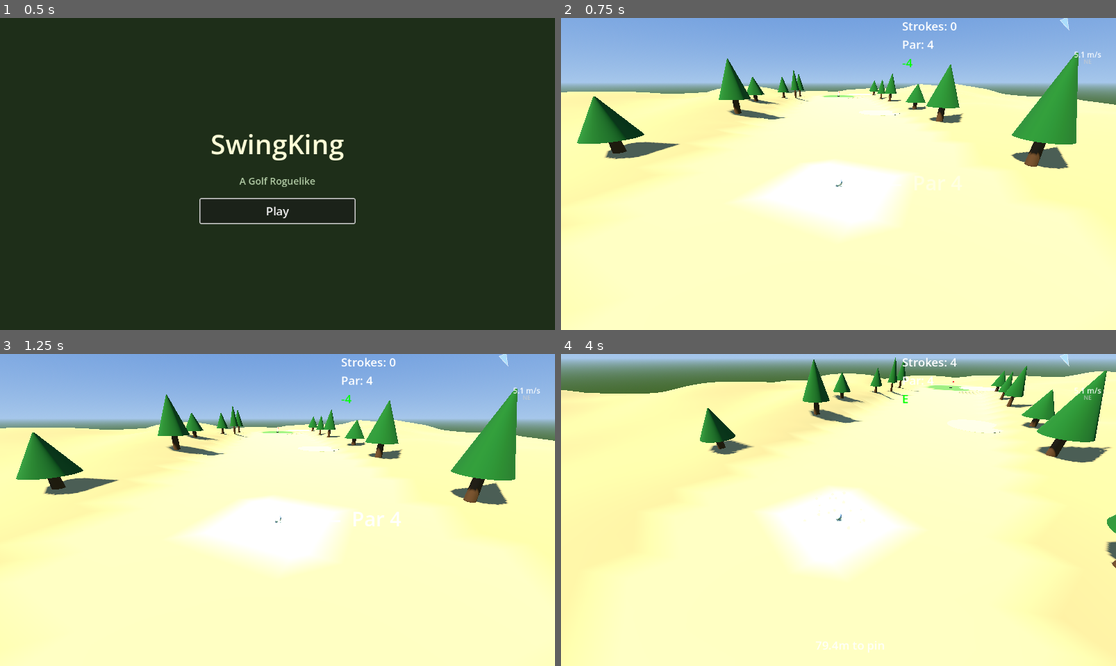
Above: before the commit, frames 1-4 (two rows, left to right).
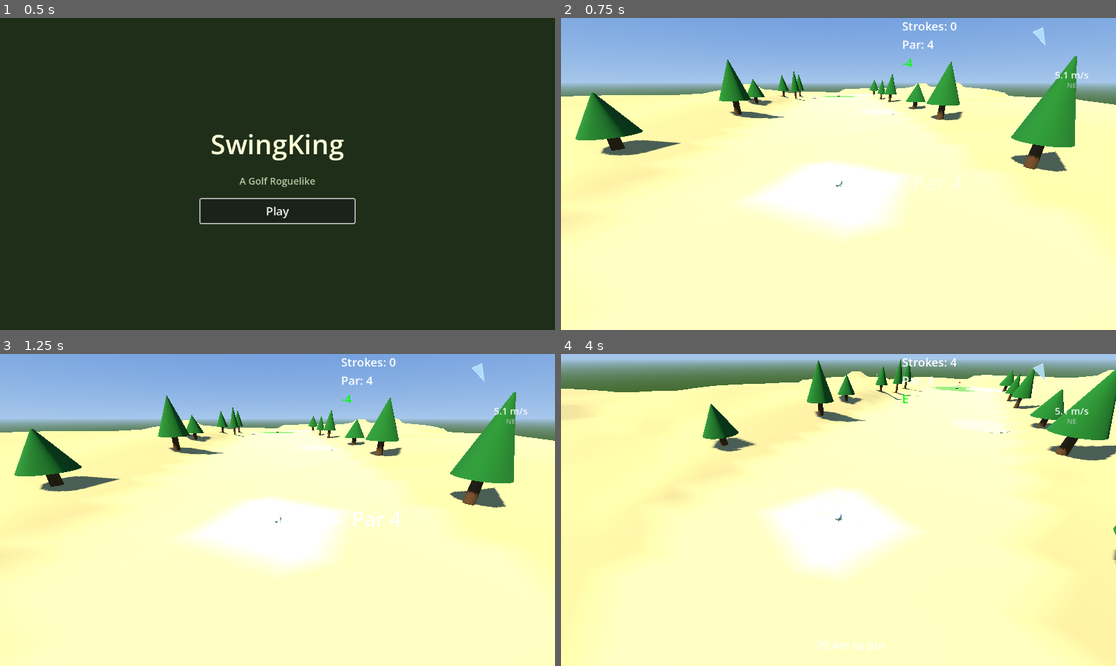
Above: after the commit, the same moments.

Repository: alexanderbenfox/golf-roguelike-godot
Game: Godot game, scene res://scenes/main_menu.tscn
The game is run twice, just before and just after one commit, with the same random seed, the same clock (stepped at 60 frames per second) and the same inputs.
Inputs (mouse positions are in pixels of both pictures, inside the frame that each line leads up to):
- Up to frame 1 (0.5 s): no input
- Up to frame 2 (0.75 s): click "Play" at 0.5 s
- Up to frame 3 (1.25 s): no input
- Up to frame 4 (4 s): tap Enter at 1.25 s; move the mouse to (960, 494) at 1.27 s; click (960, 494) at 1.35 s; move the mouse to (727, 525) at 2.02 s; click (727, 525) at 2.1 s; move the mouse to (894, 441) at 2.77 s; click (894, 441) at 2.85 s; move the mouse to (810, 572) at 3.52 s; click (810, 572) at 3.6 s

Frame 1 is identical in both runs. In frame 2, 2.2% of the frame differs, in the area x 0-98%, y 0-50%; in frame 3, 2.2%; in frame 4, 5.1%, in the area x 0-100%, y 0-84%.

Commit message:
Added wind particle display, add plateau scalers for terrain generation, and added slope coloration code

Diff:
--- a/resources/biome_definition.gd
+++ b/resources/biome_definition.gd
@@ -45,6 +45,16 @@
 ## all generation passes.
 @export_range(0.0, 30.0, 0.1) var max_height: float = 8.0
 
+@export_group("Plateaus")
+
+## How aggressively heights snap to discrete terrace levels (0 = smooth
+## natural noise, 1 = hard flat mesas with steep cliff transitions).
+@export_range(0.0, 1.0, 0.05) var plateau_factor: float = 0.0
+
+## Number of discrete elevation bands. More levels = thinner terraces.
+## Only used when plateau_factor > 0.
+@export_range(2, 8) var plateau_levels: int = 3
+
 @export_group("Fairway Shaping")
 
 ## How aggressively the fairway corridor blends toward the spine elevation.
@@ -83,6 +93,20 @@
 ## UV tiling scale for terrain mesh (world_position * uv_scale = UV).
 ## Controls texture repeat density when material_override is set.
 @export_range(0.01, 1.0, 0.01) var uv_scale: float = 0.1
+
+@export_group("Slope Coloring")
+
+## Color applied to steep terrain faces (cliff sides, hill faces).
+## Blended over the zone color based on surface steepness.
+@export var slope_color: Color = Color(0.45, 0.35, 0.25)
+
+## Steepness below which no slope coloring is applied (0 = flat, 1 = vertical).
+## Surfaces steeper than this threshold start blending toward slope_color.
+@export_range(0.0, 1.0, 0.05) var slope_threshold: float = 0.4
+
+## Maximum blend strength toward slope_color at fully vertical surfaces.
+## 0 = no slope coloring, 1 = fully replaces zone color on vertical faces.
+@export_range(0.0, 1.0, 0.05) var slope_color_strength: float = 0.8
 
 
 # ---- Auto-populate zones on creation ----------------------------------------
@@ -142,6 +166,13 @@
 	biome.water_height = 0.0
 	biome.base_wind_strength = 1.0
 	biome.wind_variance = 1.5
+	# Plateaus: gentle terracing, still mostly smooth
+	biome.plateau_factor = 0.3
+	biome.plateau_levels = 3
+	# Slope coloring: exposed earth/dirt on hillsides
+	biome.slope_color = Color(0.45, 0.35, 0.25)
+	biome.slope_threshold = 0.3
+	biome.slope_color_strength = 0.8
 	# Noise defaults are already meadow-appropriate
 	biome.zones = [
 		_zone(
@@ -194,6 +225,13 @@
 	biome.water_height = -0.5
 	biome.base_wind_strength = 2.5
 	biome.wind_variance = 2.0
+	# Plateaus: prominent mesas with steep cliffs
+	biome.plateau_factor = 0.6
+	biome.plateau_levels = 4
+	# Slope coloring: red-brown sandstone cliff faces
+	biome.slope_color = Color(0.55, 0.30, 0.20)
+	biome.slope_threshold = 0.25
+	biome.slope_color_strength = 0.85
 	biome.terrain_amplitude = 8.0
 	biome.terrain_frequency = 0.018
 	biome.noise_octaves = 4
@@ -254,6 +292,13 @@
 	biome.biome_name = "Desert"
 	biome.base_wind_strength = 4.0
 	biome.wind_variance = 3.0
+	# Plateaus: moderate dune plateaus
+	biome.plateau_factor = 0.4
+	biome.plateau_levels = 3
+	# Slope coloring: dark compacted sand/hardpan on dune faces
+	biome.slope_color = Color(0.50, 0.40, 0.28)
+	biome.slope_threshold = 0.35
+	biome.slope_color_strength = 0.75
 	biome.terrain_amplitude = 4.5
 	biome.terrain_frequency = 0.008
 	biome.noise_octaves = 3
--- a/resources/biomes/canyon.tres
+++ b/resources/biomes/canyon.tres
@@ -97,3 +97,8 @@
 water_height = -0.5
 base_wind_strength = 2.5
 wind_variance = 2.0
+plateau_factor = 0.6
+plateau_levels = 4
+slope_color = Color(0.55, 0.3, 0.2, 1)
+slope_threshold = 0.25
+slope_color_strength = 0.85
--- a/resources/biomes/desert.tres
+++ b/resources/biomes/desert.tres
@@ -91,3 +91,8 @@
 green_flatten_radius = 8.0
 base_wind_strength = 4.0
 wind_variance = 3.0
+plateau_factor = 0.4
+plateau_levels = 3
+slope_color = Color(0.5, 0.4, 0.28, 1)
+slope_threshold = 0.35
+slope_color_strength = 0.75
--- a/resources/biomes/meadow.tres
+++ b/resources/biomes/meadow.tres
@@ -77,3 +77,8 @@
 water_height = 0.0
 base_wind_strength = 1.0
 wind_variance = 1.5
+plateau_factor = 0.3
+plateau_levels = 3
+slope_color = Color(0.45, 0.35, 0.25, 1)
+slope_threshold = 0.3
+slope_color_strength = 0.8
--- a/scripts/main.gd
+++ b/scripts/main.gd
@@ -12,6 +12,7 @@
 const ScorecardUIScript = preload("res://scripts/ui/scorecard_ui.gd")
 const DebugOverlayScript = preload("res://scripts/ui/debug_overlay.gd")
 const WindIndicatorScript = preload("res://scripts/ui/wind_indicator.gd")
+const WindParticlesScript = preload("res://scripts/ui/wind_particles.gd")
 
 ## Starting stats for the golfer — edit in Inspector to tune defaults.
 @export var golfer_stats: Resource  # GolferStats
@@ -36,6 +37,7 @@
 var _scorecard: Control
 var _debug_overlay: DebugOverlay
 var _wind_indicator: WindIndicator
+var _wind_particles: Node3D
 
 
 func _ready() -> void:
@@ -75,6 +77,11 @@
 	# Wind indicator (top-right corner)
 	_wind_indicator = WindIndicatorScript.new()
 	$UICanvas.add_child(_wind_indicator)
+
+	# Wind particle effect (3D, follows camera)
+	_wind_particles = WindParticlesScript.new()
+	_wind_particles.camera_target = camera
+	add_child(_wind_particles)
 
 	# Debug overlay (toggle with F3)
 	_debug_overlay = DebugOverlayScript.new()
@@ -340,6 +347,8 @@
 func _update_wind_indicator(wind: Vector3) -> void:
 	if _wind_indicator:
 		_wind_indicator.update_wind(wind)
+	if _wind_particles:
+		_wind_particles.update_wind(wind)
 
 
 func _on_turn_manager_hole_complete() -> void:
--- a/scripts/terrain/heightmap_generator.gd
+++ b/scripts/terrain/heightmap_generator.gd
@@ -140,6 +140,12 @@
 	if biome:
 		_apply_zone_height_modifiers(terrain, biome, ground_height)
 
+	# --- Step 3b: Plateau reshaping ---
+	var plateau_factor: float = biome.plateau_factor if biome else 0.0
+	if plateau_factor > 0.0:
+		var plateau_levels: int = biome.plateau_levels if biome else 3
+		_apply_plateaus(terrain, min_h, max_h, plateau_factor, plateau_levels)
+
 	# --- Step 4: Carve fairway corridor ---
 	_carve_fairway(
 		terrain, spine, fairway_width, fw_flatten, ground_height,
@@ -222,6 +228,31 @@
 
 			terrain.heights[cell_idx] = \
 				ground_height + delta + zone_def.height_offset
+
+
+## Snap heights toward discrete terrace levels to create flat-topped
+## mesas with steep cliff transitions between elevation bands.
+static func _apply_plateaus(
+	terrain: RefCounted,
+	min_h: float,
+	max_h: float,
+	factor: float,
+	levels: int,
+) -> void:
+	var h_range: float = max_h - min_h
+	if h_range < 0.01 or levels < 2:
+		return
+	var inv_range: float = 1.0 / h_range
+	var levels_f: float = float(levels)
+	for i: int in range(terrain.heights.size()):
+		var h: float = terrain.heights[i]
+		# Normalize to 0-1
+		var t: float = clampf((h - min_h) * inv_range, 0.0, 1.0)
+		# Snap to nearest terrace level
+		var terrace_t: float = roundf(t * levels_f) / levels_f
+		# Blend between original and snapped by plateau_factor
+		var terraced_h: float = min_h + lerpf(t, terrace_t, factor) * h_range
+		terrain.heights[i] = terraced_h
 
 
 ## Blend cells near the fairway spine toward the spine's elevation.
--- a/scripts/terrain/terrain_mesh_builder.gd
+++ b/scripts/terrain/terrain_mesh_builder.gd
@@ -41,6 +41,12 @@
 	var biome: RefCounted = terrain.biome  # BiomeDefinition or null
 	var uv_scale: float = biome.uv_scale if biome else 0.1
 
+	# Slope coloring parameters
+	var slope_color: Color = biome.slope_color if biome else Color(0.45, 0.35, 0.25)
+	var slope_threshold: float = biome.slope_threshold if biome else 0.4
+	var slope_strength: float = biome.slope_color_strength if biome else 0.0
+	var slope_range: float = 1.0 - slope_threshold  # denominator for blend factor
+
 	var st := SurfaceTool.new()
 	st.begin(Mesh.PRIMITIVE_TRIANGLES)
 
@@ -62,6 +68,13 @@
 			var c10: Color = _zone_color(terrain.zones[terrain.idx(gx + 1, gz)], biome)
 			var c01: Color = _zone_color(terrain.zones[terrain.idx(gx, gz + 1)], biome)
 			var c11: Color = _zone_color(terrain.zones[terrain.idx(gx + 1, gz + 1)], biome)
+
+			# Slope-dependent coloring: blend toward slope_color on steep faces
+			if slope_strength > 0.0 and slope_range > 0.0:
+				c00 = _apply_slope_color(c00, terrain, v00, slope_color, slope_threshold, slope_range, slope_strength)
+				c10 = _apply_slope_color(c10, terrain, v10, slope_color, slope_threshold, slope_range, slope_strength)
+				c01 = _apply_slope_color(c01, terrain, v01, slope_color, slope_threshold, slope_range, slope_strength)
+				c11 = _apply_slope_color(c11, terrain, v11, slope_color, slope_threshold, slope_range, slope_strength)
 
 			# UV coordinates from world XZ position
 			var uv00 := Vector2(v00.x, v00.z) * uv_scale
@@ -127,3 +140,15 @@
 	if biome:
 		return biome.get_color(zone_byte)
 	return _FALLBACK_COLORS.get(zone_byte, Color(0.30, 0.48, 0.12))
+
+
+static func _apply_slope_color(
+	base_color: Color, terrain: RefCounted, vertex: Vector3,
+	slope_color: Color, threshold: float, slope_range: float, strength: float,
+) -> Color:
+	var normal: Vector3 = terrain.get_normal_at(vertex.x, vertex.z)
+	var steepness: float = 1.0 - normal.y  # 0 = flat, 1 = vertical
+	if steepness <= threshold:
+		return base_color
+	var blend := clampf((steepness - threshold) / slope_range, 0.0, 1.0) * strength
+	return base_color.lerp(slope_color, blend)
--- a/scripts/ui/wind_indicator.gd
+++ b/scripts/ui/wind_indicator.gd
@@ -12,20 +12,20 @@
 
 func _ready() -> void:
 	mouse_filter = Control.MOUSE_FILTER_IGNORE
-	custom_minimum_size = Vector2(80, 80)
+	custom_minimum_size = Vector2(110, 110)
 
-	# Container positioned top-right
+	# Container positioned top-right, shifted down and left
 	set_anchors_and_offsets_preset(Control.PRESET_TOP_RIGHT)
-	offset_left = -100.0
-	offset_top = 16.0
-	offset_right = -16.0
-	offset_bottom = 96.0
+	offset_left = -146.0
+	offset_top = 40.0
+	offset_right = -36.0
+	offset_bottom = 150.0
 
 	# Arrow triangle (drawn procedurally)
 	_arrow = Control.new()
-	_arrow.custom_minimum_size = Vector2(40, 40)
-	_arrow.size = Vector2(40, 40)
-	_arrow.position = Vector2(22, 4)
+	_arrow.custom_minimum_size = Vector2(56, 56)
+	_arrow.size = Vector2(56, 56)
+	_arrow.position = Vector2(27, 10)
 	_arrow.mouse_filter = Control.MOUSE_FILTER_IGNORE
 	_arrow.draw.connect(_draw_arrow)
 	add_child(_arrow)
@@ -33,20 +33,20 @@
 	# Speed label
 	_speed_label = Label.new()
 	_speed_label.horizontal_alignment = HORIZONTAL_ALIGNMENT_CENTER
-	_speed_label.add_theme_font_size_override("font_size", 16)
+	_speed_label.add_theme_font_size_override("font_size", 20)
 	_speed_label.add_theme_color_override("font_color", Color(1.0, 1.0, 1.0, 0.9))
-	_speed_label.position = Vector2(0, 48)
-	_speed_label.size = Vector2(84, 20)
+	_speed_label.position = Vector2(0, 64)
+	_speed_label.size = Vector2(110, 24)
 	_speed_label.mouse_filter = Control.MOUSE_FILTER_IGNORE
 	add_child(_speed_label)
 
 	# Direction label (N/S/E/W)
 	_dir_label = Label.new()
 	_dir_label.horizontal_alignment = HORIZONTAL_ALIGNMENT_CENTER
-	_dir_label.add_theme_font_size_override("font_size", 12)
+	_dir_label.add_theme_font_size_override("font_size", 15)
 	_dir_label.add_theme_color_override("font_color", Color(0.8, 0.8, 0.8, 0.7))
-	_dir_label.position = Vector2(0, 66)
-	_dir_label.size = Vector2(84, 16)
+	_dir_label.position = Vector2(0, 88)
+	_dir_label.size = Vector2(110, 20)
 	_dir_label.mouse_filter = Control.MOUSE_FILTER_IGNORE
 	add_child(_dir_label)
 
@@ -71,8 +71,8 @@
 
 
 func _draw_arrow() -> void:
-	var center := Vector2(20, 20)
-	var size_f: float = 16.0
+	var center := Vector2(28, 28)
+	var size_f: float = 22.0
 	# Triangle pointing up (rotation handled by Control.rotation)
 	var points: PackedVector2Array = PackedVector2Array([
 		center + Vector2(0, -size_f),        # tip
--- /dev/null
+++ b/scripts/ui/wind_particles.gd
@@ -0,0 +1,109 @@
+## WindParticles — drifting particle effect that visualises wind direction and strength.
+##
+## Spawns semi-transparent particles that drift across the view in the wind
+## direction. Particle count and speed scale with wind magnitude. Attaches
+## itself near the camera each frame so particles are always visible.
+##
+## Usage: add as child of the scene root, call update_wind() each hole,
+## and set camera_target to the active Camera3D.
+class_name WindParticles
+extends Node3D
+
+## The camera to follow. Particles are repositioned around the camera each frame.
+var camera_target: Camera3D
+
+var _particles: GPUParticles3D
+var _material: ParticleProcessMaterial
+var _mesh: QuadMesh
+var _wind: Vector3 = Vector3.ZERO
+var _base_amount: int = 60
+
+
+func _ready() -> void:
+	_material = ParticleProcessMaterial.new()
+	_material.direction = Vector3(1.0, -0.1, 0.0)
+	_material.spread = 15.0
+	_material.initial_velocity_min = 2.0
+	_material.initial_velocity_max = 4.0
+	_material.gravity = Vector3(0.0, -0.3, 0.0)
+	_material.damping_min = 0.5
+	_material.damping_max = 1.0
+
+	# Emission box — large enough to surround the camera view
+	_material.emission_shape = ParticleProcessMaterial.EMISSION_SHAPE_BOX
+	_material.emission_box_extents = Vector3(20.0, 8.0, 20.0)
+
+	# Fade out over lifetime
+	var alpha_curve := CurveTexture.new()
+	var curve := Curve.new()
+	curve.add_point(Vector2(0.0, 0.0))
+	curve.add_point(Vector2(0.15, 0.6))
+	curve.add_point(Vector2(0.7, 0.6))
+	curve.add_point(Vector2(1.0, 0.0))
+	alpha_curve.curve = curve
+	_material.alpha_curve = alpha_curve
+
+	# Small scale with slight variation
+	var scale_curve := CurveTexture.new()
+	var s_curve := Curve.new()
+	s_curve.add_point(Vector2(0.0, 0.8))
+	s_curve.add_point(Vector2(0.5, 1.0))
+	s_curve.add_point(Vector2(1.0, 0.6))
+	scale_curve.curve = s_curve
+	_material.scale_curve = scale_curve
+
+	# Particle mesh — small quad
+	_mesh = QuadMesh.new()
+	_mesh.size = Vector2(0.08, 0.08)
+
+	# Particle draw pass material — unshaded, semi-transparent white
+	var draw_mat := StandardMaterial3D.new()
+	draw_mat.shading_mode = BaseMaterial3D.SHADING_MODE_UNSHADED
+	draw_mat.transparency = BaseMaterial3D.TRANSPARENCY_ALPHA
+	draw_mat.albedo_color = Color(1.0, 1.0, 1.0, 0.35)
+	draw_mat.billboard_mode = BaseMaterial3D.BILLBOARD_ENABLED
+	draw_mat.no_depth_test = true
+	_mesh.material = draw_mat
+
+	_particles = GPUParticles3D.new()
+	_particles.process_material = _material
+	_particles.draw_pass_1 = _mesh
+	_particles.amount = _base_amount
+	_particles.lifetime = 4.0
+	_particles.visibility_aabb = AABB(Vector3(-25, -10, -25), Vector3(50, 20, 50))
+	_particles.emitting = false
+	add_child(_particles)
+
+
+func update_wind(wind: Vector3) -> void:
+	_wind = wind
+	var speed: float = Vector2(wind.x, wind.z).length()
+
+	if speed < 0.1:
+		_particles.emitting = false
+		return
+
+	_particles.emitting = true
+
+	# Direction from wind vector — normalize to unit direction
+	var dir := wind.normalized()
+	_material.direction = Vector3(dir.x, -0.05, dir.z)
+
+	# Speed scales with wind magnitude
+	_material.initial_velocity_min = speed * 1.5
+	_material.initial_velocity_max = speed * 2.5
+
+	# More particles for stronger wind
+	var amount := int(clampf(speed * 15.0, 20, 120))
+	if amount != _particles.amount:
+		_particles.amount = amount
+
+	# Spread tightens with stronger wind (more directional)
+	_material.spread = clampf(25.0 - speed * 2.0, 5.0, 25.0)
+
+
+func _process(_delta: float) -> void:
+	if not camera_target or not _particles.emitting:
+		return
+	# Keep particle emitter centered on camera
+	global_position = camera_target.global_position
Not shown, added: scripts/ui/wind_particles.gd.uid
